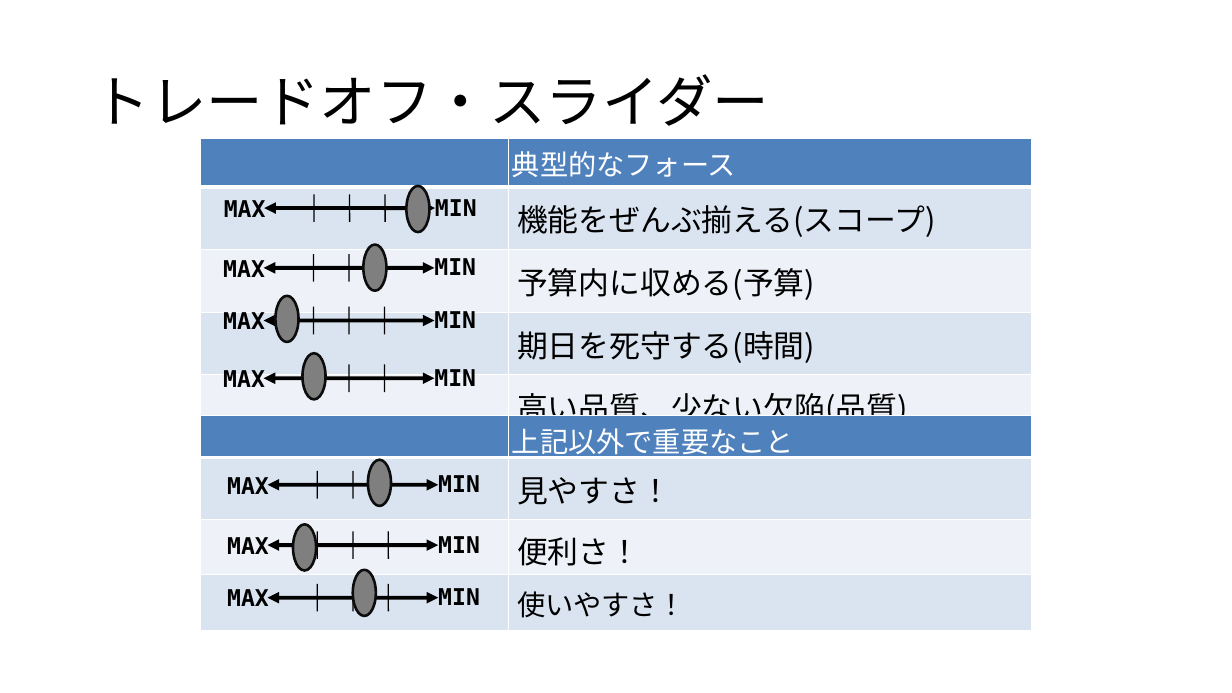
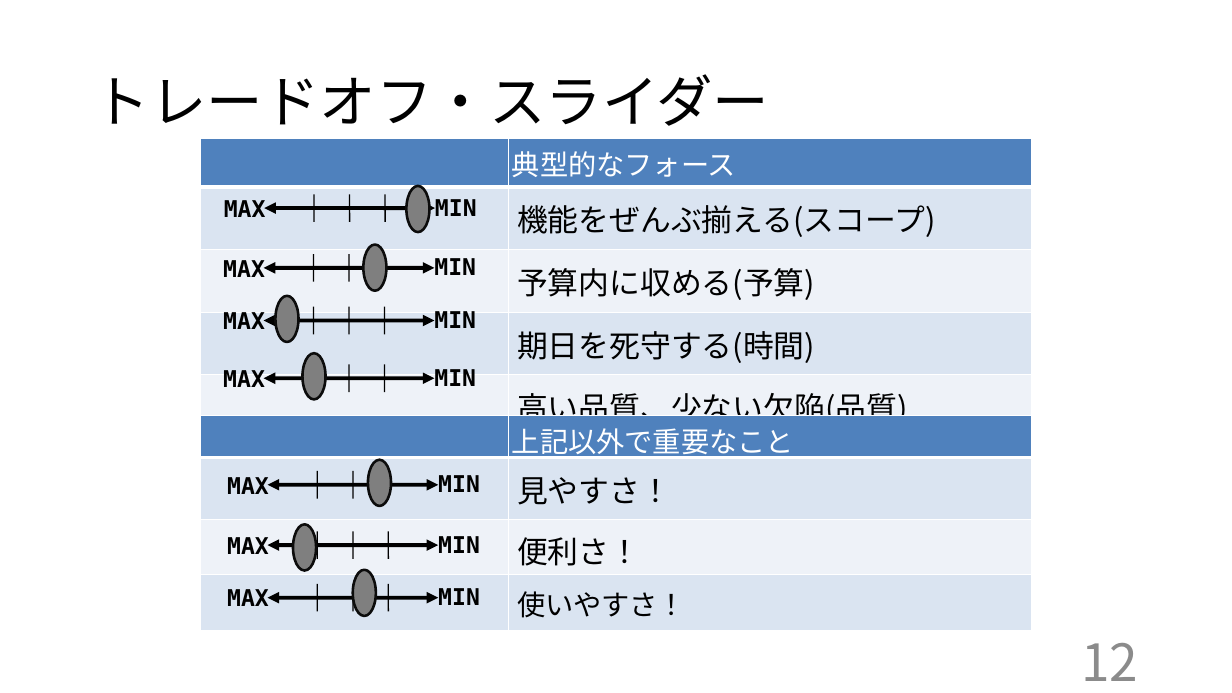
Before and after one commit to kazukiyoshida96/PM-, a slide deck: slide 12 of インセプションデッキ矢吹研A班.pptx. Drawn at 1232x693 pixels with LibreOffice and Linux fonts; fonts in the diff are those of the drawing; grey boxes stand for pictures. Boxes give left, top, right and bottom in pixels: in the first picture for what was removed or moved away, otherwise in the second. Text is boxed around its words. In the diff, an @@ line names an element or a change of style, - is before the commit and + after.

```diff
--- a/インセプションデッキ矢吹研A班.pptx
+++ b/インセプションデッキ矢吹研A班.pptx
@@ page number added at (x1=1081, y1=643, x2=1138, y2=681), 40 pt, text #8C8C8C @@
+12
```
Also in this commit, not shown: 12 other slides changed, 2 other files.
